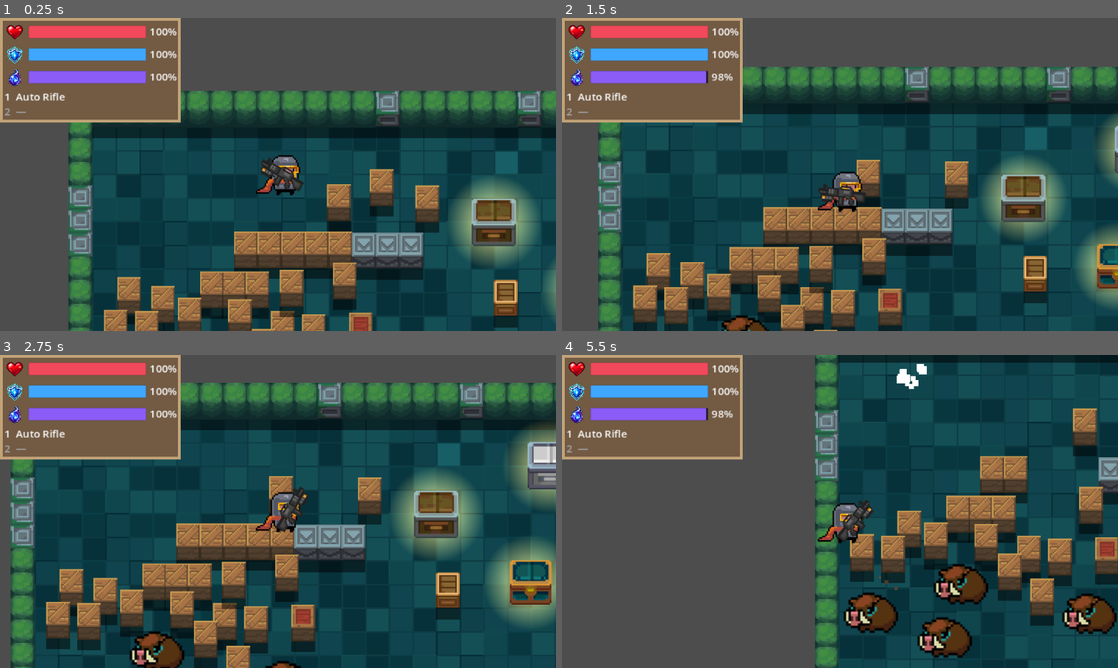
Above: before the commit, frames 1-4 (two rows, left to right).
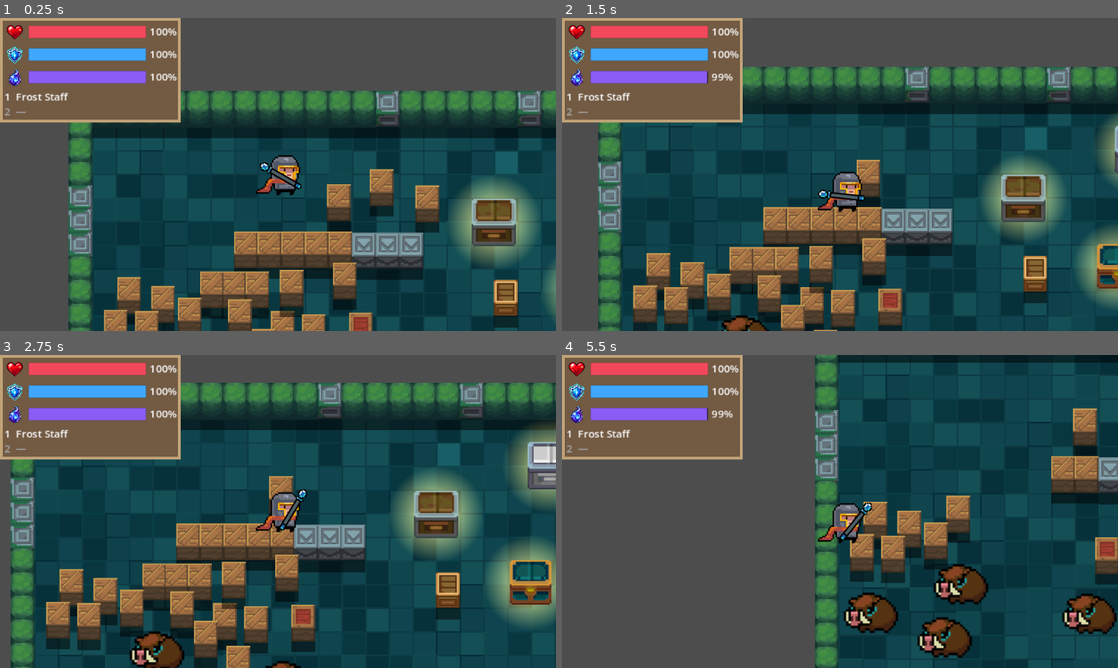
Above: after the commit, the same moments.

Repository: howtokys/eternal-sparks
Game: Godot game, scene res://scenes/First_Room.tscn
Same seed, same stepped clock (60 frames per second), same inputs: the game is played once before the commit and once after it. Sound files missing from this copy of the repository are replaced by a short silence.
Inputs (mouse positions are in pixels of both pictures, inside the frame that each line leads up to):
- Up to frame 1 (0.25 s): no input
- Up to frame 2 (1.5 s): tap Enter at 0.5 s; move the mouse to (962, 158) at 0.52 s; hold D (move_right) 0.53-1.28 s; hold E (interact) 0.53-1.28 s; click (962, 158) at 0.67 s; move the mouse to (728, 190) at 1.27 s; hold S (move_down) from 1.28 s (still down); tap 1 (weapon_slot_1) at 1.35 s
- Up to frame 3 (2.75 s): move the mouse to (333, 442) at 2.02 s; release S (move_down) at 2.03 s; hold D (move_right) from 2.03 s (still down); hold 2 (weapon_slot_2) from 2.03 s (still down)
- Up to frame 4 (5.5 s): move the mouse to (812, 574) at 2.77 s; release D (move_right) at 2.78 s; release 2 (weapon_slot_2) at 2.78 s; hold W (move_up) 2.78-3.53 s; tap E (interact) at 2.85 s; click (812, 574) at 2.92 s; move the mouse to (1006, 558) at 3.52 s; hold 1 (weapon_slot_1) 3.53-4.28 s; hold A (move_left) 3.53-5.03 s; move the mouse to (673, 464) at 4.27 s; tap 2 (weapon_slot_2) at 4.35 s; move the mouse to (867, 511) at 5.02 s; hold S (move_down) from 5.03 s (still down); hold E (interact) from 5.03 s (still down); click (867, 511) at 5.17 s

The runs differ from the first frame. In frame 1, 0.5% of the frame differs, in the area x 2-55%, y 23-56%; in frame 2, 1.2%; in frame 3, 1.1%; in frame 4, 8.2%, in the area x 2-98%, y 2-87%.

Commit message:
Added sound effects

Diff:
--- a/audio.gd
+++ b/audio.gd
@@ -1,9 +1,22 @@
 extends AudioStreamPlayer
+
+const SFX_POOL_SIZE := 8
+var sfx_pool: Array[AudioStreamPlayer] = []
+var sfx_bus: StringName = &"Master"
 
 func _ready() -> void:
 	# Allows music to keep playing even when you pause the game
 	process_mode = Node.PROCESS_MODE_ALWAYS
 	bus = "Music"
+
+	if AudioServer.get_bus_index(&"SFX") != -1:
+		sfx_bus = &"SFX"
+
+	for _index in range(SFX_POOL_SIZE):
+		var player := AudioStreamPlayer.new()
+		player.bus = sfx_bus
+		add_child(player)
+		sfx_pool.append(player)
 
 func play_music(stream_to_play: AudioStream) -> void:
 	# If this song is already playing, do nothing (prevents restart)
@@ -12,3 +25,28 @@
 
 	stream = stream_to_play
 	play()
+
+func play_sfx(stream: AudioStream, volume_db: float = 0.0, pitch_scale: float = 1.0) -> void:
+	if stream == null:
+		return
+
+	for player in sfx_pool:
+		if player.playing:
+			continue
+		player.stream = stream
+		player.volume_db = volume_db
+		player.pitch_scale = pitch_scale
+		player.play()
+		return
+
+func play_world_sfx(stream: AudioStream, world_position: Vector2, pitch_scale: float = 1.0) -> void:
+	var player := AudioStreamPlayer2D.new()
+	player.stream = stream
+	player.bus = sfx_bus
+	player.max_distance = 460.0
+	player.panning_strength = 0.65
+	player.pitch_scale = pitch_scale
+	get_tree().current_scene.add_child(player)
+	player.global_position = world_position
+	player.finished.connect(player.queue_free)
+	player.play()
--- a/scenes/Player.tscn
+++ b/scenes/Player.tscn
@@ -5,8 +5,8 @@
 [ext_resource type="Shader" uid="uid://ea2nhax00dy6" path="res://Shaders/smooth_pixels.gdshader" id="2_7r1i8"]
 [ext_resource type="Script" uid="uid://deyfps0gdfuso" path="res://scripts/hurt_box.gd" id="4_qr83c"]
 [ext_resource type="PackedScene" uid="uid://dtpx4cociiagf" path="res://scenes/gun.tscn" id="6_70d11"]
+[ext_resource type="Resource" uid="uid://cqe1yap5l45ll" path="res://scripts/weapons/data/frost_staff.tres" id="6_bruh7"]
 [ext_resource type="Script" uid="uid://hap3v5dcihvt" path="res://scripts/health_component.gd" id="6_cw2d6"]
-[ext_resource type="Resource" uid="uid://b5u5k7y2o6bnm" path="res://scripts/weapons/data/auto_rifle.tres" id="7_bruh7"]
 [ext_resource type="Script" uid="uid://bdlnm3owk34dd" path="res://scripts/Buffs/buff_manager.gd" id="7_cw2d6"]
 [ext_resource type="PackedScene" uid="uid://csti1v3dgiu1u" path="res://scenes/status_effect_component.tscn" id="8_khinc"]
 
@@ -59,7 +59,7 @@
 
 [node name="Gun" parent="." unique_id=1295489834 instance=ExtResource("6_70d11")]
 position = Vector2(7, 4)
-data = ExtResource("7_bruh7")
+data = ExtResource("6_bruh7")
 
 [node name="Camera2D" type="Camera2D" parent="." unique_id=1614490843]
 zoom = Vector2(1.7, 1.7)
--- a/scenes/chest.tscn
+++ b/scenes/chest.tscn
@@ -4,6 +4,7 @@
 [ext_resource type="Shader" uid="uid://ea2nhax00dy6" path="res://Shaders/smooth_pixels.gdshader" id="2_shader"]
 [ext_resource type="Texture2D" uid="uid://0bha2me8d6io" path="res://sprites/chests/Brown_Chest.png" id="3_chest_texture"]
 [ext_resource type="Resource" path="res://Chest_loot/weapon_pistol.tres" id="4_weapon_pistol"]
+[ext_resource type="AudioStream" path="res://sounds/chest_open.wav" id="5_open_sound"]
 
 [sub_resource type="ShaderMaterial" id="ShaderMaterial_chest"]
 shader = ExtResource("2_shader")
@@ -20,6 +21,7 @@
 script = ExtResource("1_chest")
 closed_texture = ExtResource("3_chest_texture")
 drop = ExtResource("4_weapon_pistol")
+open_sound = ExtResource("5_open_sound")
 
 [node name="Sprite2D" type="Sprite2D" parent="." unique_id=1361591342]
 material = SubResource("ShaderMaterial_chest")
--- a/scripts/chest.gd
+++ b/scripts/chest.gd
@@ -9,6 +9,7 @@
 
 @export var closed_texture: Texture2D
 @export var drop: ItemData
+@export var open_sound: AudioStream
 
 var player_in_range: Node2D = null
 var is_open: bool = false
@@ -60,6 +61,7 @@
 		return
 
 	is_open = true
+	Audio.play_sfx(open_sound)
 	label.hide()
 	var glow_tween := create_tween()
 	glow_tween.tween_property(glow, "modulate:a", 0.0, 0.5)
--- a/scripts/crate.gd
+++ b/scripts/crate.gd
@@ -6,6 +6,7 @@
 
 const PICKUP = preload("uid://ddfou1e6ljx0n")
 const DEBRIS = preload("uid://bm3q8tehrkl51")
+const BREAK_SOUND = preload("res://sounds/crate_break.wav")
 
 @export var possible_loot: Array[ItemData] = []
 
@@ -26,6 +27,7 @@
 	if is_broken:
 		return
 	is_broken = true
+	Audio.play_world_sfx(BREAK_SOUND, global_position, randf_range(0.92, 1.08))
 
 	# Get the direction the bullet was moving
 	var hit_direction := Vector2.RIGHT
--- a/scripts/explosion.gd
+++ b/scripts/explosion.gd
@@ -1,4 +1,6 @@
 extends Area2D
+
+const BLAST_SOUND = preload("res://sounds/fireblast_explosion.wav")
 
 @export var status_effect: StatusEffect
 @export var explosion_damage: int = 3
@@ -11,6 +13,7 @@
 
 
 	await get_tree().physics_frame
+	Audio.play_world_sfx(BLAST_SOUND, global_position, randf_range(0.95, 1.05))
 
 	for body in get_overlapping_bodies():
 		_hit_body(body)
--- a/scripts/gun.gd
+++ b/scripts/gun.gd
@@ -174,6 +174,8 @@
 
 	if not player.use_mana(data.mana_cost):
 		return false
+
+	Audio.play_sfx(data.fire_sound, 0.0, randf_range(0.95, 1.05))
 
 	if not bypass_cooldown and data.fire_rate > 0.0:
 		cooldown_remaining = 1.0 / data.fire_rate
@@ -285,6 +287,9 @@
 	if attack_in_progress or not is_instance_valid(attack_hitbox):
 		return
 
+	if not data.play_sound_on_strike:
+		Audio.play_sfx(data.fire_sound, 0.0, randf_range(0.95, 1.05))
+
 	attack_in_progress = true
 	buffered_attack = false
 	attack_elapsed = 0.0
@@ -312,6 +317,8 @@
 		attack_phase = AttackPhase.WINDUP
 		_set_windup_progress(attack_elapsed / windup_duration)
 	elif attack_elapsed < windup_duration + strike_duration:
+		if attack_phase != AttackPhase.STRIKE and data.play_sound_on_strike:
+			Audio.play_sfx(data.fire_sound, 0.0, randf_range(0.95, 1.05))
 		attack_phase = AttackPhase.STRIKE
 		var strike_progress := (attack_elapsed - windup_duration) / strike_duration
 		_set_strike_progress(strike_progress)
--- a/scripts/poison_crate.gd
+++ b/scripts/poison_crate.gd
@@ -5,6 +5,7 @@
 @onready var hurt_box: Area2D = $HurtBox
 
 const GAS_CLOUD = preload("uid://b3p5nwjj5sfyf")
+const BREAK_SOUND = preload("res://sounds/poison_crate_break.wav")
 
 var is_broken: bool = false
 
@@ -21,6 +22,7 @@
 	if is_broken:
 		return
 	is_broken = true
+	Audio.play_world_sfx(BREAK_SOUND, global_position, randf_range(0.95, 1.05))
 
 	var hit_direction = Vector2.RIGHT
 	if area and "target_position" in area:
--- a/scripts/weapons/data/auto_rifle.tres
+++ b/scripts/weapons/data/auto_rifle.tres
@@ -3,6 +3,7 @@
 [ext_resource type="Script" uid="uid://cyfu3ebks221y" path="res://scripts/weapons/weapon_data.gd" id="1_weapon_data"]
 [ext_resource type="Texture2D" uid="uid://cbsaec34pe6q7" path="res://sprites/test_weapons/Sprite_Assault_Rifle_Pro+.png" id="2_gun"]
 [ext_resource type="Texture2D" uid="uid://dl4fuihtisroc" path="res://sprites/projectiles/auto_rifle_bullet.png" id="3_bullet"]
+[ext_resource type="AudioStream" uid="uid://clmhiqi3xly5o" path="res://sounds/fire_auto_rifle.wav" id="4_fire_sound"]
 
 [resource]
 script = ExtResource("1_weapon_data")
@@ -10,6 +11,7 @@
 display_name = "Auto Rifle"
 fire_mode = 1
 fire_rate = 8.0
+fire_sound = ExtResource("4_fire_sound")
 mana_cost = 1.0
 projectile_speed = 450
 projectile_lifetime = 2.0
--- a/scripts/weapons/data/battle_axe.tres
+++ b/scripts/weapons/data/battle_axe.tres
@@ -3,9 +3,11 @@
 [ext_resource type="Script" uid="uid://cyfu3ebks221y" path="res://scripts/weapons/weapon_data.gd" id="1_weapon_data"]
 [ext_resource type="Texture2D" uid="uid://ckx056b0ki0hq" path="res://sprites/test_weapons/Sprite_Storm_Battleaxe.png" id="2_gun"]
 [ext_resource type="Texture2D" uid="uid://dbdeb1dw1amd" path="res://sprites/Bullet.png" id="3_bullet"]
+[ext_resource type="AudioStream" path="res://sounds/swing_axe.wav" id="4_fire_sound"]
 
 [resource]
 script = ExtResource("1_weapon_data")
+fire_sound = ExtResource("4_fire_sound")
 id = "battle_axe"
 display_name = "Battle Axe"
 kind = 0
--- a/scripts/weapons/data/ember_staff.tres
+++ b/scripts/weapons/data/ember_staff.tres
@@ -3,6 +3,7 @@
 [ext_resource type="Script" uid="uid://cyfu3ebks221y" path="res://scripts/weapons/weapon_data.gd" id="1_weapon_data"]
 [ext_resource type="Texture2D" uid="uid://dtftlgwcr1ite" path="res://sprites/test_weapons/Sprite_Grand_Wizard's_Old_Staff.png" id="2_gun"]
 [ext_resource type="Texture2D" uid="uid://8xair8444n0i" path="res://sprites/projectiles/Sprite_Yellow_Pill_bullet.png" id="3_bullet"]
+[ext_resource type="AudioStream" uid="uid://dar0k5iyu7vco" path="res://sounds/cast_ember.wav" id="4_fire_sound"]
 
 [resource]
 script = ExtResource("1_weapon_data")
@@ -11,6 +12,7 @@
 kind = 2
 fire_mode = 2
 fire_rate = 6.0
+fire_sound = ExtResource("4_fire_sound")
 mana_cost = 2.0
 projectile_speed = 400
 projectile_lifetime = 2.0
--- a/scripts/weapons/data/frost_staff.tres
+++ b/scripts/weapons/data/frost_staff.tres
@@ -3,9 +3,11 @@
 [ext_resource type="Texture2D" uid="uid://5ak8hgehv6b2" path="res://sprites/projectiles/Double_Therapy_beam.png" id="1_hc7ps"]
 [ext_resource type="Script" uid="uid://cyfu3ebks221y" path="res://scripts/weapons/weapon_data.gd" id="1_weapon_data"]
 [ext_resource type="Texture2D" uid="uid://ug7qt4x2l6ok" path="res://sprites/test_weapons/Sprite_Tidal_Staff.png" id="2_gun"]
+[ext_resource type="AudioStream" path="res://sounds/cast_frost.wav" id="4_fire_sound"]
 
 [resource]
 script = ExtResource("1_weapon_data")
+fire_sound = ExtResource("4_fire_sound")
 id = "frost_staff"
 display_name = "Frost Staff"
 kind = 2
--- a/scripts/weapons/data/laser_gun.tres
+++ b/scripts/weapons/data/laser_gun.tres
@@ -3,9 +3,11 @@
 [ext_resource type="Script" uid="uid://cyfu3ebks221y" path="res://scripts/weapons/weapon_data.gd" id="1_weapon_data"]
 [ext_resource type="Texture2D" uid="uid://bosoegscanfgu" path="res://sprites/test_weapons/Sprite_EM_Railgun.png" id="3_6sk32"]
 [ext_resource type="Texture2D" uid="uid://c1hnndbad042w" path="res://sprites/projectiles/laser_beam.png" id="3_bullet"]
+[ext_resource type="AudioStream" path="res://sounds/fire_laser.wav" id="4_fire_sound"]
 
 [resource]
 script = ExtResource("1_weapon_data")
+fire_sound = ExtResource("4_fire_sound")
 id = "laser_gun"
 display_name = "Laser Gun"
 fire_mode = 2
--- a/scripts/weapons/data/long_katana.tres
+++ b/scripts/weapons/data/long_katana.tres
@@ -1,8 +1,9 @@
-[gd_resource type="Resource" script_class="WeaponData" load_steps=4 format=3]
+[gd_resource type="Resource" script_class="WeaponData" format=3 uid="uid://bq8egkak5bi2p"]
 
-[ext_resource type="Script" path="res://scripts/weapons/weapon_data.gd" id="1_weapon_data"]
-[ext_resource type="Texture2D" path="res://sprites/test_weapons/Sprite_Crystal_Crab's_Katana.png" id="2_gun"]
-[ext_resource type="Texture2D" path="res://sprites/Bullet.png" id="3_bullet"]
+[ext_resource type="Script" uid="uid://cyfu3ebks221y" path="res://scripts/weapons/weapon_data.gd" id="1_weapon_data"]
+[ext_resource type="Texture2D" uid="uid://dcbxmf0r1n5k3" path="res://sprites/test_weapons/Sprite_Crystal_Crab's_Katana.png" id="2_gun"]
+[ext_resource type="Texture2D" uid="uid://dbdeb1dw1amd" path="res://sprites/Bullet.png" id="3_bullet"]
+[ext_resource type="AudioStream" uid="uid://bbwmuekd3r0a0" path="res://sounds/swing_katana.wav" id="4_fire_sound"]
 
 [resource]
 script = ExtResource("1_weapon_data")
@@ -11,21 +12,12 @@
 kind = 0
 damage = 3
 fire_rate = 2.5
-mana_cost = 0.0
-projectile_speed = 0
-projectile_lifetime = 0.0
-pierce = 0
-pellet_count = 1
-spread_degrees = 0.0
+fire_sound = ExtResource("4_fire_sound")
 range_px = 28.0
-knockback = 0.0
-element = ""
 texture = ExtResource("2_gun")
 projectile_texture = ExtResource("3_bullet")
 muzzle_offset = Vector2(13, 0)
 hitbox_offset = Vector2(15, 0)
 hitbox_size = Vector2(20, 12)
-attack_anim = 0
-anim_duration = 0.15
 windup_duration = 0.1
 recovery_duration = 0.15
--- a/scripts/weapons/data/pistol.tres
+++ b/scripts/weapons/data/pistol.tres
@@ -3,6 +3,7 @@
 [ext_resource type="Script" uid="uid://cyfu3ebks221y" path="res://scripts/weapons/weapon_data.gd" id="1_weapon_data"]
 [ext_resource type="Texture2D" uid="uid://bmjusuu6pq5g7" path="res://sprites/Gun.png" id="2_gun"]
 [ext_resource type="Texture2D" uid="uid://dl4fuihtisroc" path="res://sprites/projectiles/auto_rifle_bullet.png" id="3_bullet"]
+[ext_resource type="AudioStream" uid="uid://cqh4thrui1olc" path="res://sounds/fire_pistol.wav" id="4_fire_sound"]
 
 [resource]
 script = ExtResource("1_weapon_data")
@@ -10,6 +11,7 @@
 display_name = "Pistol"
 damage = 2
 fire_rate = 3.0
+fire_sound = ExtResource("4_fire_sound")
 mana_cost = 3.0
 projectile_speed = 400
 projectile_lifetime = 2.0
--- a/scripts/weapons/data/shotgun.tres
+++ b/scripts/weapons/data/shotgun.tres
@@ -3,9 +3,11 @@
 [ext_resource type="Script" uid="uid://cyfu3ebks221y" path="res://scripts/weapons/weapon_data.gd" id="1_weapon_data"]
 [ext_resource type="Texture2D" uid="uid://c1t6aww342y28" path="res://sprites/test_weapons/Sprite_Assault_Shotgun.png" id="2_gun"]
 [ext_resource type="Texture2D" uid="uid://dl4fuihtisroc" path="res://sprites/projectiles/auto_rifle_bullet.png" id="3_bullet"]
+[ext_resource type="AudioStream" path="res://sounds/fire_shotgun.wav" id="4_fire_sound"]
 
 [resource]
 script = ExtResource("1_weapon_data")
+fire_sound = ExtResource("4_fire_sound")
 id = "shotgun"
 display_name = "Shotgun"
 mana_cost = 6.0
--- a/scripts/weapons/data/spear.tres
+++ b/scripts/weapons/data/spear.tres
@@ -3,9 +3,11 @@
 [ext_resource type="Script" uid="uid://cyfu3ebks221y" path="res://scripts/weapons/weapon_data.gd" id="1_weapon_data"]
 [ext_resource type="Texture2D" uid="uid://b0bnnnkqc2ewa" path="res://sprites/test_weapons/Sprite_Frost_Spear.png" id="2_gun"]
 [ext_resource type="Texture2D" uid="uid://dbdeb1dw1amd" path="res://sprites/Bullet.png" id="3_bullet"]
+[ext_resource type="AudioStream" path="res://sounds/swing_spear.wav" id="4_fire_sound"]
 
 [resource]
 script = ExtResource("1_weapon_data")
+fire_sound = ExtResource("4_fire_sound")
 id = "spear"
 display_name = "Spear"
 kind = 0
--- a/scripts/weapons/data/storm_staff.tres
+++ b/scripts/weapons/data/storm_staff.tres
@@ -1,11 +1,13 @@
-[gd_resource type="Resource" script_class="WeaponData" load_steps=4 format=3]
+[gd_resource type="Resource" script_class="WeaponData" load_steps=5 format=3]
 
 [ext_resource type="Script" path="res://scripts/weapons/weapon_data.gd" id="1_weapon_data"]
 [ext_resource type="Texture2D" path="res://sprites/test_weapons/Sprite_Staff_of_Thunder.png" id="2_gun"]
 [ext_resource type="Texture2D" path="res://sprites/Bullet.png" id="3_bullet"]
+[ext_resource type="AudioStream" path="res://sounds/cast_storm.wav" id="4_fire_sound"]
 
 [resource]
 script = ExtResource("1_weapon_data")
+fire_sound = ExtResource("4_fire_sound")
 id = "storm_staff"
 display_name = "Storm Staff"
 kind = 2
--- a/scripts/weapons/data/war_hammer.tres
+++ b/scripts/weapons/data/war_hammer.tres
@@ -3,6 +3,7 @@
 [ext_resource type="Script" uid="uid://cyfu3ebks221y" path="res://scripts/weapons/weapon_data.gd" id="1_weapon_data"]
 [ext_resource type="Texture2D" uid="uid://c6uwnvvcfycxy" path="res://sprites/test_weapons/Sprite_Golden_Crab_Warhammer.png" id="3_884a7"]
 [ext_resource type="Texture2D" uid="uid://dbdeb1dw1amd" path="res://sprites/Bullet.png" id="3_bullet"]
+[ext_resource type="AudioStream" uid="uid://djysnnqxumejh" path="res://sounds/swing_hammer.wav" id="4_fire_sound"]
 
 [resource]
 script = ExtResource("1_weapon_data")
@@ -11,6 +12,8 @@
 kind = 0
 damage = 6
 fire_rate = 0.8
+fire_sound = ExtResource("4_fire_sound")
+play_sound_on_strike = true
 range_px = 32.0
 knockback = 120.0
 texture = ExtResource("3_884a7")
--- a/scripts/weapons/weapon_data.gd
+++ b/scripts/weapons/weapon_data.gd
@@ -27,6 +27,8 @@
 @export var burst_cooldown: float = 0.25
 @export var damage: int = 1
 @export var fire_rate: float = 1.0
+@export var fire_sound: AudioStream
+@export var play_sound_on_strike: bool = false
 @export var mana_cost: float = 0.0
 @export var projectile_speed: int = 0
 @export var projectile_lifetime: float = 0.0
Not shown, added: sounds/cast_ember.wav.import
Not shown, added: sounds/cast_frost.wav.import
Not shown, added: sounds/cast_storm.wav.import
Not shown, added: sounds/chest_open.wav.import
Not shown, added: sounds/crate_break.wav.import
Not shown, added: sounds/fire_auto_rifle.wav.import
Not shown, added: sounds/fire_laser.wav.import
Not shown, added: sounds/fire_pistol.wav.import
Not shown, added: sounds/fire_shotgun.wav.import
Not shown, added: sounds/fireblast_explosion.wav.import
Not shown, added: sounds/poison_crate_break.wav.import
Not shown, added: sounds/swing_axe.wav.import
(and 18 more such lines)
